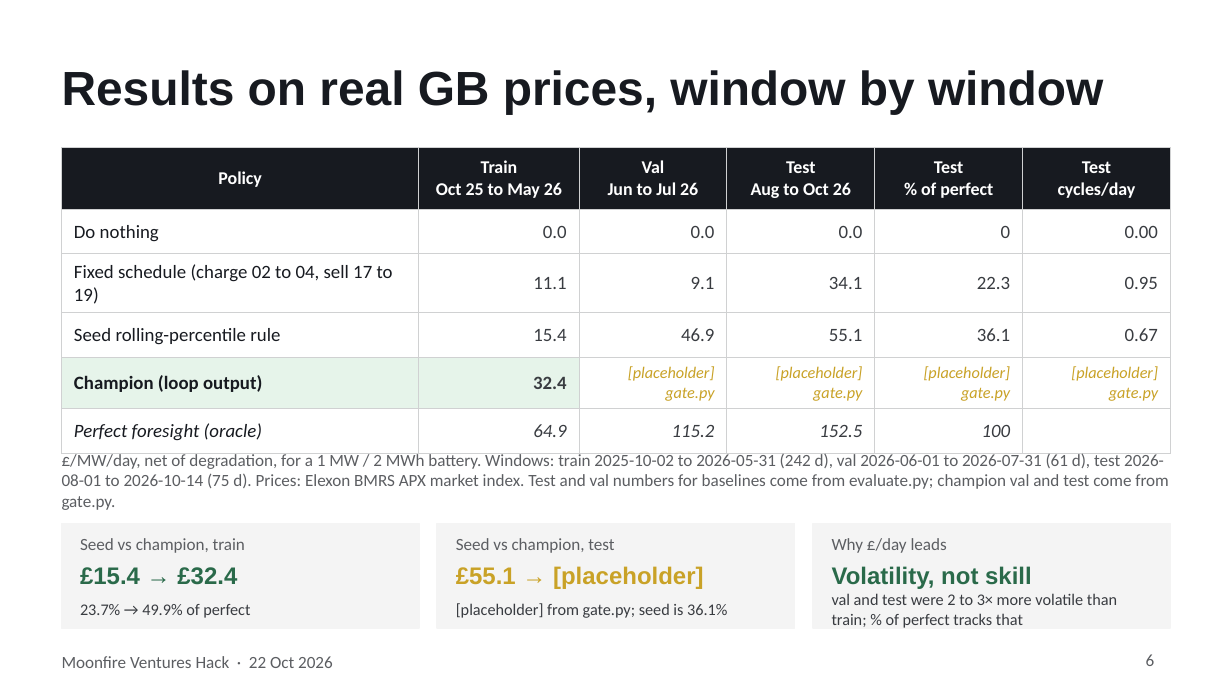
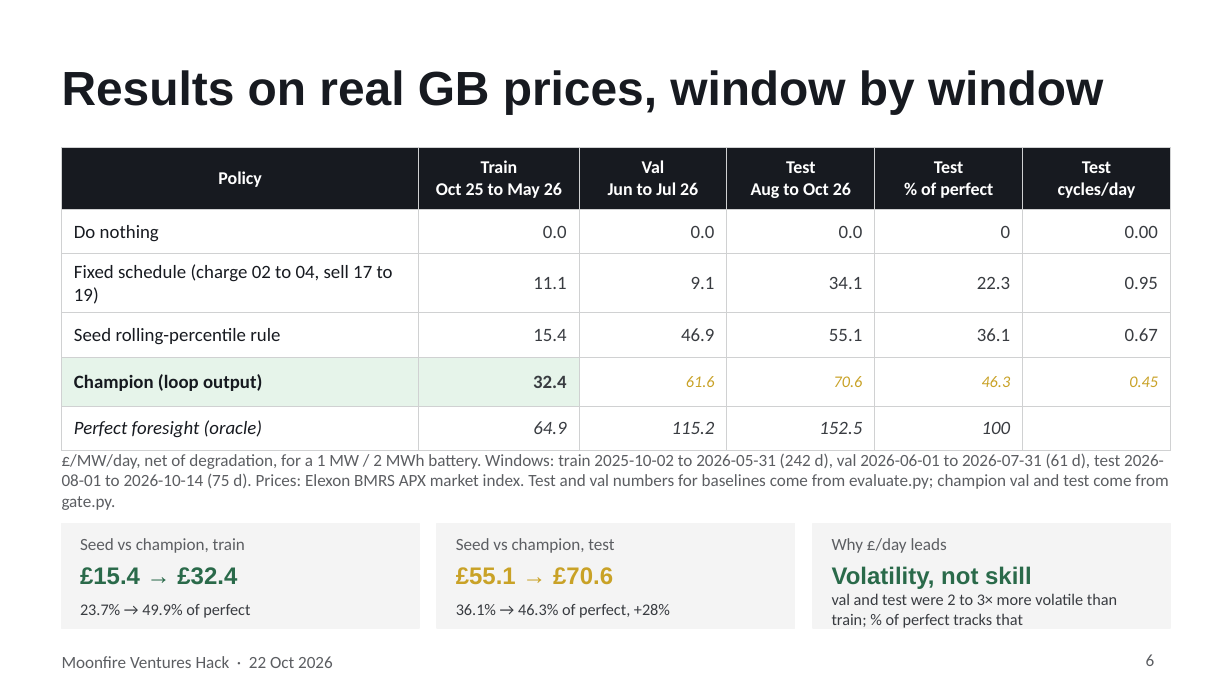
Before and after one commit to archie-brown3/moonfire, a slide deck: slide 6 of presentation/moonfire-deck.pptx. Drawn at 1232x693 pixels with LibreOffice and Linux fonts; fonts in the diff are those of the drawing. Boxes give left, top, right and bottom in pixels: in the first picture for what was removed or moved away, otherwise in the second. Text is boxed around its words. In the diff, an @@ line names an element or a change of style, - is before the commit and + after.

```diff
--- a/presentation/moonfire-deck.pptx
+++ b/presentation/moonfire-deck.pptx
@@ table at bbox=[62, 148, 1170, 442] @@
-row 5: Champion (loop output) | 32.4 | [placeholder] gate.py | [placeholder] gate.py | [placeholder] gate.py | [placeholder] gate.py
+row 5: Champion (loop output) | 32.4 | 61.6 | 70.6 | 46.3 | 0.45
@@ text at bbox=[456, 567, 613, 585]: text changed @@
-£55.1 → [placeholder]
+£55.1 → £70.6
@@ text at bbox=[456, 604, 670, 618]: text changed @@
-[placeholder] from gate.py; seed is 36.1%
+36.1% → 46.3% of perfect, +28%
```
Also in this commit, not shown: 2 other slides changed, 3 other files.
